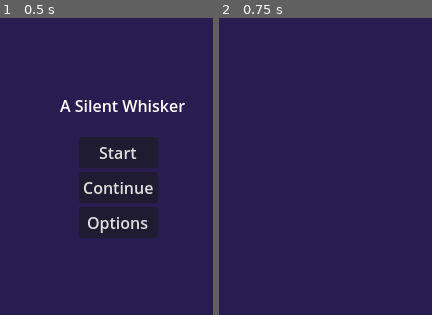
Above: before the commit, frames 1-2 (left to right).
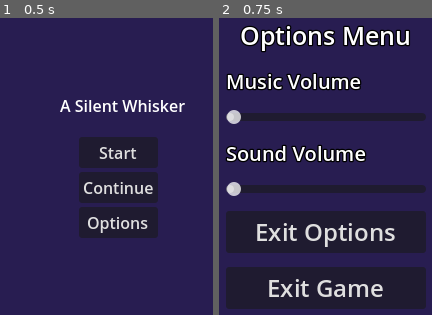
Above: after the commit, the same moments.

Repository: GobblersInc/A-Silent-Whisker
Game: Godot game, scene res://Scenes/main_menu.tscn
Same seed, same stepped clock (60 frames per second), same inputs: the game is played once before the commit and once after it.
Inputs:
- Up to frame 1 (0.5 s): no input
- Up to frame 2 (0.75 s): click "Options" at 0.5 s

Frame 1 is identical in both runs. In frame 2, 40% of the frame differs, in the area x 3-98%, y 2-98%.

Commit message:
Node import just started working wtf

Diff:
--- a/Scenes/optionsmenu.tscn
+++ b/Scenes/optionsmenu.tscn
@@ -1,3 +1,115 @@
-[gd_scene format=3 uid="uid://dcrgwocfvktqp"]
+[gd_scene load_steps=7 format=3 uid="uid://dcrgwocfvktqp"]
+
+[ext_resource type="Script" path="res://Scripts/options_menu.gd" id="1_uur3c"]
+
+[sub_resource type="SystemFont" id="SystemFont_2ckkm"]
+font_names = PackedStringArray("")
+font_weight = 900
+oversampling = 3.0
+
+[sub_resource type="LabelSettings" id="LabelSettings_61r7a"]
+font = SubResource("SystemFont_2ckkm")
+font_size = 25
+outline_size = 5
+outline_color = Color(0, 0, 0, 1)
+
+[sub_resource type="SystemFont" id="SystemFont_7ray1"]
+font_names = PackedStringArray("")
+font_weight = 900
+oversampling = 3.0
+
+[sub_resource type="LabelSettings" id="LabelSettings_ouhym"]
+font = SubResource("SystemFont_7ray1")
+font_size = 20
+outline_size = 5
+outline_color = Color(0, 0, 0, 1)
+
+[sub_resource type="SystemFont" id="SystemFont_cq8e4"]
+font_names = PackedStringArray("")
+font_weight = 700
+oversampling = 3.0
 
 [node name="optionsmenu" type="Node2D"]
+
+[node name="OptionsControl" type="Control" parent="."]
+layout_mode = 3
+anchors_preset = 0
+offset_right = 641.0
+offset_bottom = 360.0
+script = ExtResource("1_uur3c")
+
+[node name="OptionsBackground" type="TextureRect" parent="OptionsControl"]
+layout_mode = 1
+anchors_preset = 15
+anchor_right = 1.0
+anchor_bottom = 1.0
+offset_top = -1.0
+offset_right = -2.0
+offset_bottom = -1.0
+grow_horizontal = 2
+grow_vertical = 2
+
+[node name="MarginContainer" type="MarginContainer" parent="OptionsControl/OptionsBackground"]
+layout_mode = 1
+anchors_preset = 15
+anchor_right = 1.0
+anchor_bottom = 1.0
+grow_horizontal = 2
+grow_vertical = 2
+theme_override_constants/margin_left = 32
+theme_override_constants/margin_top = 32
+theme_override_constants/margin_right = 32
+theme_override_constants/margin_bottom = 32
+
+[node name="VBoxContainer" type="VBoxContainer" parent="OptionsControl/OptionsBackground/MarginContainer"]
+layout_mode = 2
+size_flags_horizontal = 4
+size_flags_vertical = 0
+theme_override_constants/separation = 14
+
+[node name="OptionsLabel" type="Label" parent="OptionsControl/OptionsBackground/MarginContainer/VBoxContainer"]
+layout_mode = 2
+size_flags_horizontal = 4
+text = "Options Menu"
+label_settings = SubResource("LabelSettings_61r7a")
+
+[node name="MusicLabel" type="Label" parent="OptionsControl/OptionsBackground/MarginContainer/VBoxContainer"]
+layout_mode = 2
+size_flags_horizontal = 0
+text = "Music Volume"
+label_settings = SubResource("LabelSettings_ouhym")
+
+[node name="MusicHSlider" type="HSlider" parent="OptionsControl/OptionsBackground/MarginContainer/VBoxContainer"]
+layout_mode = 2
+
+[node name="GameSoundLabel" type="Label" parent="OptionsControl/OptionsBackground/MarginContainer/VBoxContainer"]
+layout_mode = 2
+size_flags_horizontal = 0
+text = "Sound Volume"
+label_settings = SubResource("LabelSettings_ouhym")
+
+[node name="GameSoundHSlider" type="HSlider" parent="OptionsControl/OptionsBackground/MarginContainer/VBoxContainer"]
+layout_mode = 2
+
+[node name="BackButton" type="Button" parent="OptionsControl/OptionsBackground/MarginContainer/VBoxContainer"]
+custom_minimum_size = Vector2(200, 0)
+layout_mode = 2
+size_flags_horizontal = 4
+theme_override_fonts/font = SubResource("SystemFont_cq8e4")
+theme_override_font_sizes/font_size = 24
+text = "Exit Options"
+
+[node name="ExitButton" type="Button" parent="OptionsControl/OptionsBackground/MarginContainer/VBoxContainer"]
+custom_minimum_size = Vector2(200, 0)
+layout_mode = 2
+size_flags_horizontal = 4
+theme_override_fonts/font = SubResource("SystemFont_cq8e4")
+theme_override_font_sizes/font_size = 24
+text = "Exit Game"
+
+[connection signal="drag_ended" from="OptionsControl/OptionsBackground/MarginContainer/VBoxContainer/MusicHSlider" to="OptionsControl" method="_on_music_h_slider_drag_ended"]
+[connection signal="value_changed" from="OptionsControl/OptionsBackground/MarginContainer/VBoxContainer/MusicHSlider" to="OptionsControl" method="_on_music_h_slider_value_changed"]
+[connection signal="drag_ended" from="OptionsControl/OptionsBackground/MarginContainer/VBoxContainer/GameSoundHSlider" to="OptionsControl" method="_on_game_sound_h_slider_drag_ended"]
+[connection signal="value_changed" from="OptionsControl/OptionsBackground/MarginContainer/VBoxContainer/GameSoundHSlider" to="OptionsControl" method="_on_game_sound_h_slider_value_changed"]
+[connection signal="pressed" from="OptionsControl/OptionsBackground/MarginContainer/VBoxContainer/BackButton" to="OptionsControl" method="_on_back_button_pressed"]
+[connection signal="pressed" from="OptionsControl/OptionsBackground/MarginContainer/VBoxContainer/ExitButton" to="OptionsControl" method="_on_exit_button_pressed"]
